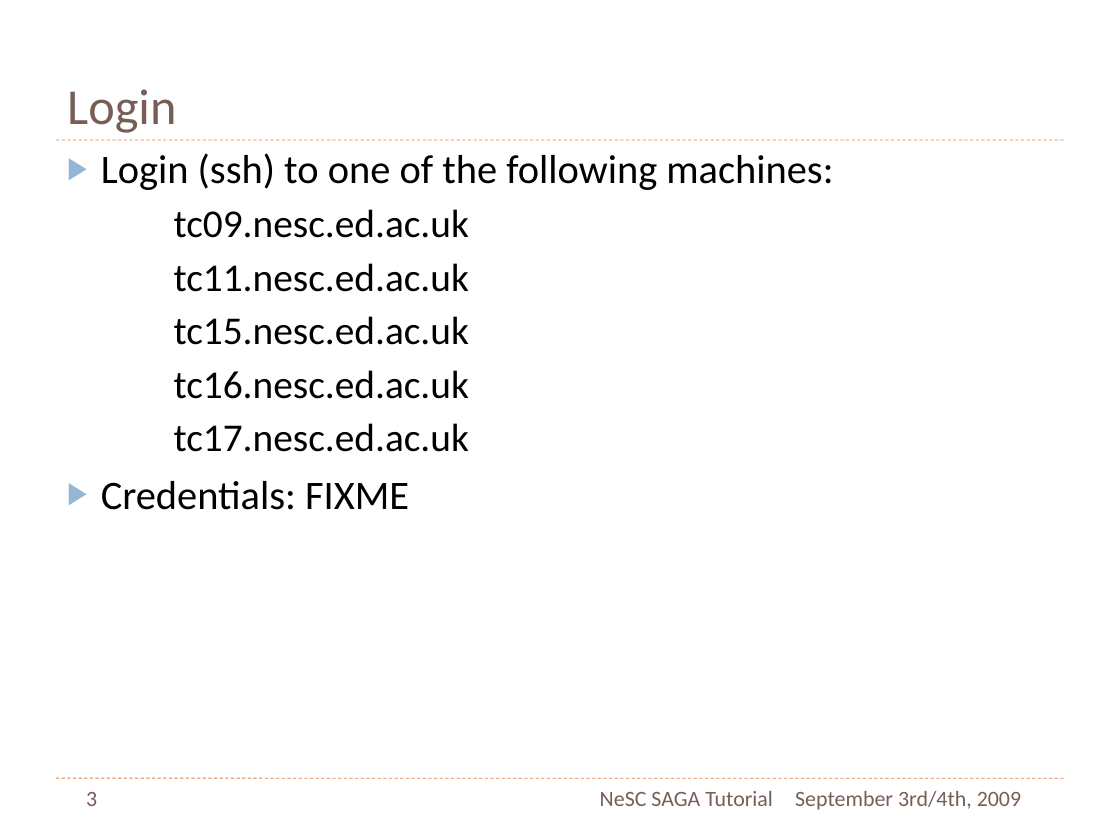
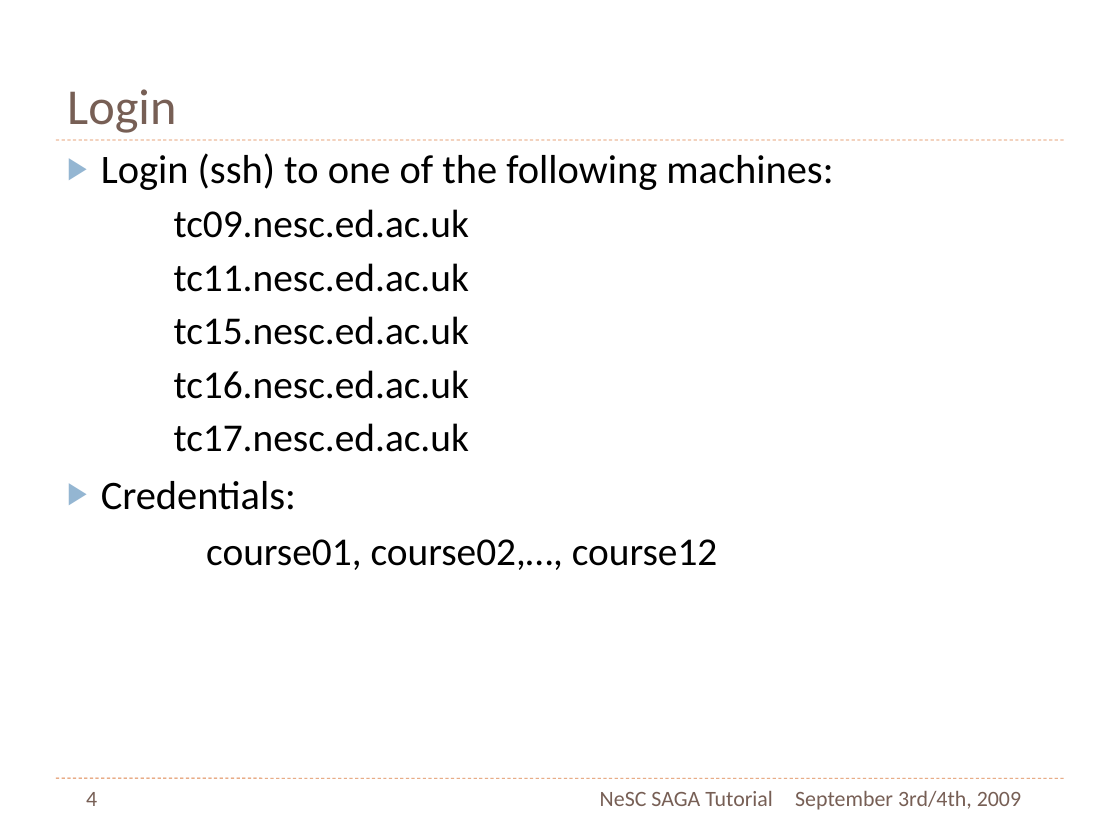
Before and after one commit to saga-project/saga-cpp-legacy-projects, a slide deck: slide 4 of tutorial/NeSC-2009/NeSC09-Practical-PPT.pptx (slide 3 before the commit). Drawn at 1120x840 pixels with LibreOffice and Linux fonts; fonts in the diff are those of the drawing. Boxes give left, top, right and bottom in pixels: in the first picture for what was removed or moved away, otherwise in the second. Text is boxed around its words. In the diff, an @@ line names an element or a change of style, - is before the commit and + after.

Commit message:
Latest slides

```diff
--- a/tutorial/NeSC-2009/NeSC09-Practical-PPT.pptx
+++ b/tutorial/NeSC-2009/NeSC09-Practical-PPT.pptx
@@ text at (101, 481, 718, 570): text changed; size 37 to 36 pt @@
-▶ Credentials: FIXME
+▶ Credentials:
+course01, course02,…, course12
@@ page number at (86, 792, 97, 806): text changed @@
-3
+4
```
Also in this commit, not shown: 1 slide added, 1 other file.
